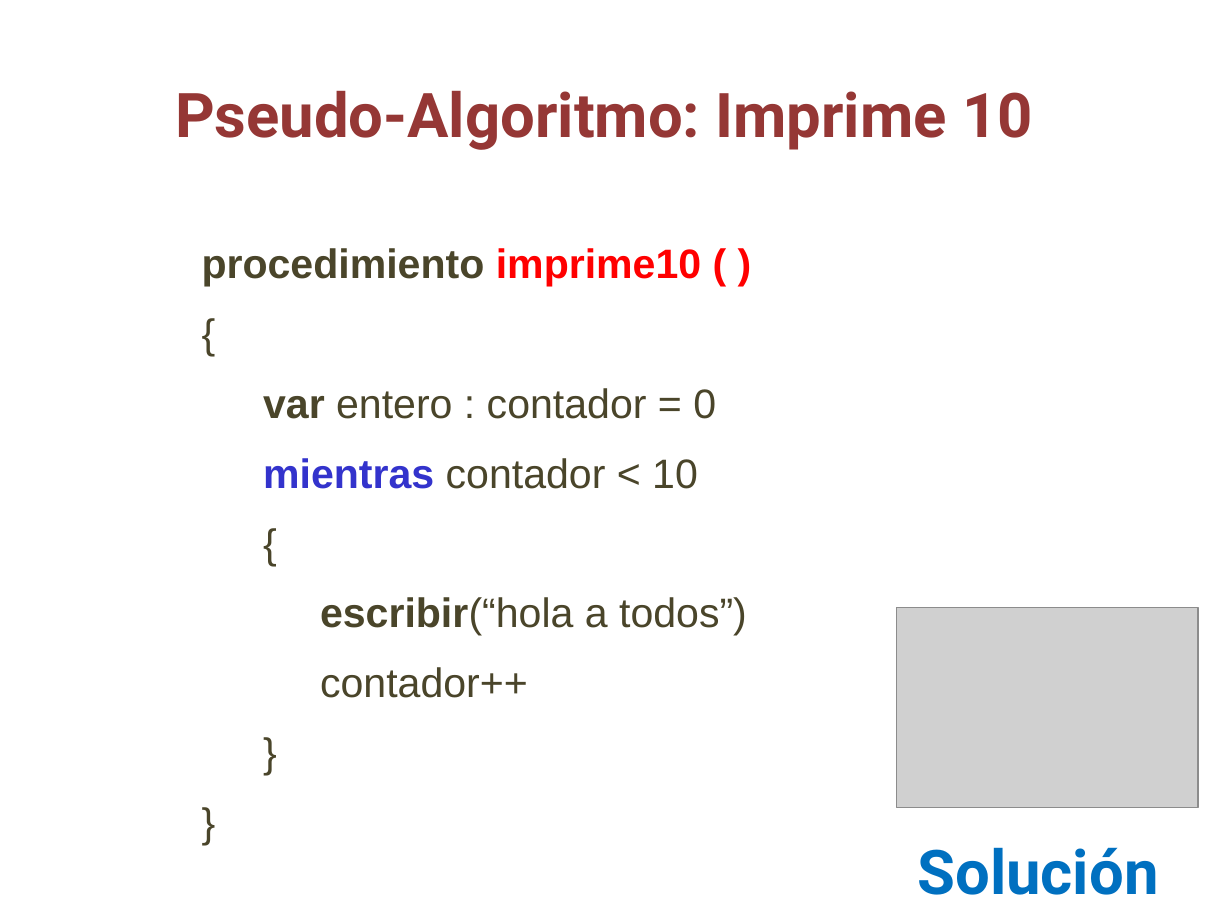
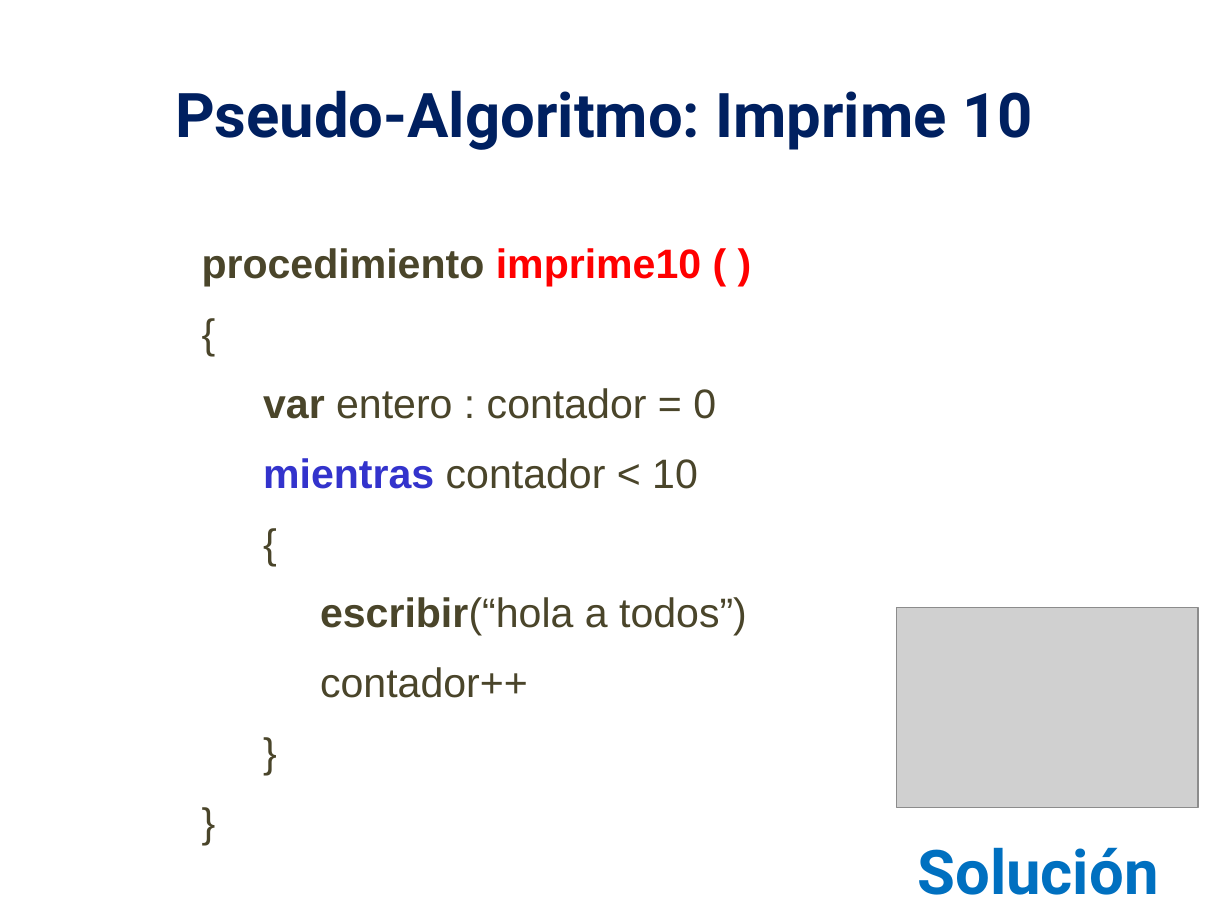
Before and after one commit to lizetheP/SolucionProblemas, a slide deck: slide 46 of CalendarioAgo20/Presentaciones/6_While.pptx. Drawn at 1232x924 pixels with LibreOffice and Linux fonts; fonts in the diff are those of the drawing; grey boxes stand for pictures. Boxes give left, top, right and bottom in pixels: in the first picture for what was removed or moved away, otherwise in the second. Text is boxed around its words. In the diff, an @@ line names an element or a change of style, - is before the commit and + after.

```diff
--- a/CalendarioAgo20/Presentaciones/6_While.pptx
+++ b/CalendarioAgo20/Presentaciones/6_While.pptx
@@ text "Pseudo-Algoritmo: Imprime 10" at bbox=[175, 90, 1033, 150]: text colour #953735 to #002060 @@
```
Also in this commit, not shown: 1 other slide changed, 2 other files.
